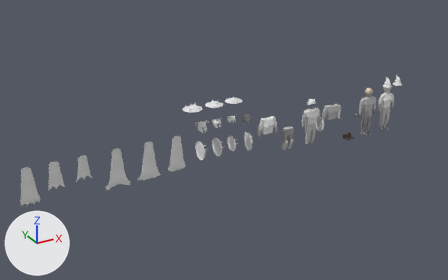
Renders of the Blender file ARMOUR/every working armour peice in here.blend from each side of a commit.
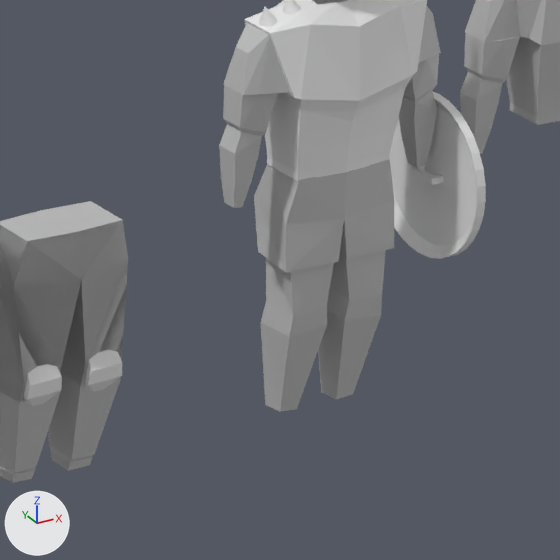
The first picture shows the older version from a 50 mm camera at (-13.7, -17.94, 10.06) aimed at (-3.62, 0.4, 0.9). The close-ups show both versions on the part from 63% to 74% of the width and 39% to 56% of the height of that picture; other places that the commit changed are outside them. Every picture has the same lights, and +X, +Y and +Z are marked at lower left.

The first close-up shows 'Bracers', 'Cube', 'Cube.001', 'Legs.001', 'Legs.002', 'Torso', 'Torso.001'.
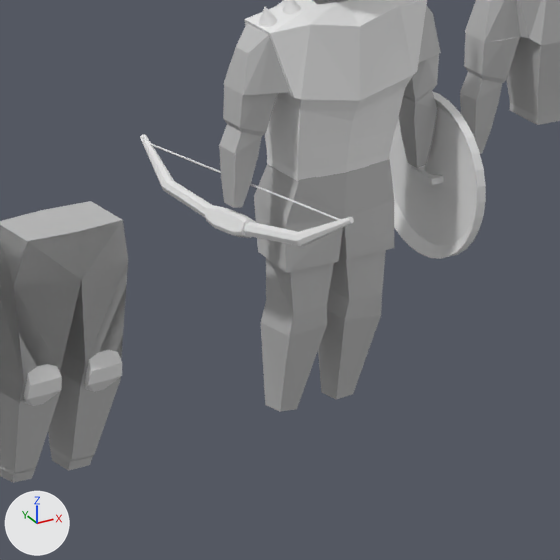
What changed in the scene script:
```text
Add mat_material_022:
    mat_material_022 = principled_material('Material.022')
    mat_material_022.base_color = (0.8, 0.8, 0.8)  # white #e7e7e7
Add mat_material_017:
    mat_material_017 = principled_material('Material.017')
    mat_material_017.base_color = (0.8, 0.8, 0.8)  # white #e7e7e7
Add me_cube_032:
    me_cube_032.from_pydata(...)  # 24 vertices, 17 faces; spans x -0.42..0.97, y -0.16..0.16, z 0.61..4.1
    me_cube_032.materials.append(mat_material_022)  # white #e7e7e7
Add me_cube_030:
    me_cube_030.from_pydata(...)  # 24 vertices, 17 faces; spans x -0.42..0.97, y -0.16..0.16, z 0.61..4.1
    me_cube_030.materials.append(mat_material_017)  # white #e7e7e7
Add me_cube_028:
    me_cube_028.from_pydata(...)  # 40 vertices, 34 faces; spans x -0.518..0.027, y -0.22..0.22, z -0.709..0.709
Add me_cylinder_001:
    me_cylinder_001.from_pydata(...)  # a 32-sided cylinder along z spanning x -1.0..1.0, y -1.0..1.0, z -1.0..1.0
Add ob_cube_008:
    ob_cube_008 = bpy.data.objects.new('Cube.008', me_cube_032)
    ob_cube_008.location = (-0.364, 0.01, 0.895)
    ob_cube_008.rotation_euler = (-1.385, 1.161, -2.917)  # degrees (-79, 67, -167)
    ob_cube_008.scale = (-0.133, -0.133, -0.133)
Add ob_cube_009:
    ob_cube_009 = bpy.data.objects.new('Cube.009', me_cube_030)
    ob_cube_009.location = (-0.364, 0.01, 0.895)
    ob_cube_009.rotation_euler = (1.385, -1.162, 0.225)  # degrees (79, -67, 13)
    ob_cube_009.scale = (0.133, 0.133, 0.133)
Add ob_cube_010:
    ob_cube_010 = bpy.data.objects.new('Cube.010', me_cube_028)
    ob_cube_010.location = (-0.364, 0.009, 0.896)
    ob_cube_010.rotation_euler = (1.385, -1.162, 0.225)  # degrees (79, -67, 13)
    ob_cube_010.scale = (0.133, 0.133, 0.133)
Add ob_cylinder:
    ob_cylinder = bpy.data.objects.new('Cylinder', me_cylinder_001)
    ob_cylinder.location = (-0.323, 0.019, 0.993)
    ob_cylinder.rotation_euler = (1.385, -1.162, 0.225)  # degrees (79, -67, 13)
    ob_cylinder.scale = (0.00312, -0.00283, -0.533)
```

Changed parts and their boxes (x1, y1, x2, y2) in the close-ups (560 x 560 px):
'Cube.009', added: after (244, 217, 354, 247)
'Cube.008', added: after (140, 134, 212, 217)
'Cube.010', added: after (205, 205, 256, 238)
'Cylinder', added: after (150, 143, 341, 220)
